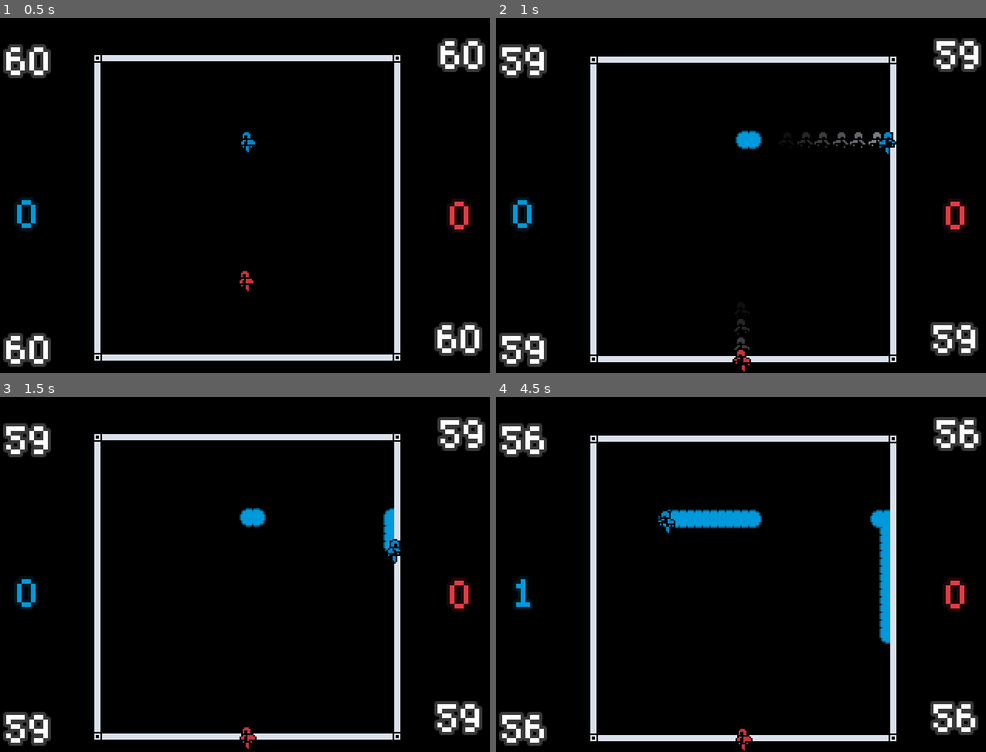
Above: before the commit, frames 1-4 (two rows, left to right).
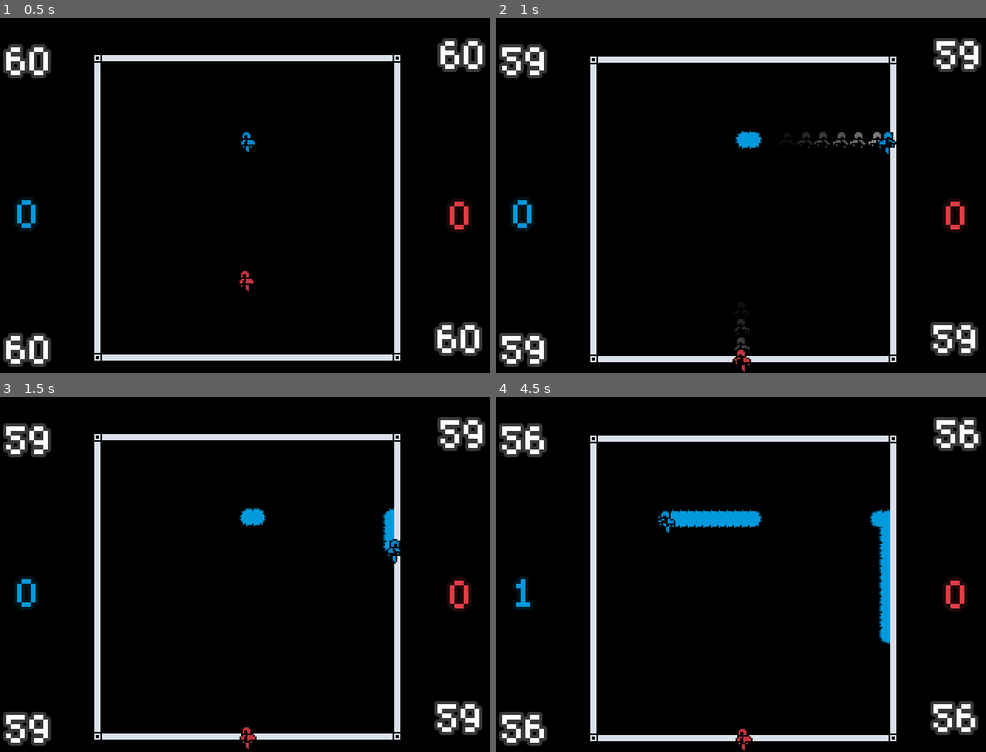
Above: after the commit, the same moments.

Repository: Hairic95/godot-top-down-shooter-template
Game: Godot game, scene res://src/scenes/PaintBattleScene.tscn
Same seed, same stepped clock (60 frames per second), same inputs: the game is played once before the commit and once after it. The project has no main scene, so this scene is started directly.
Inputs:
- Up to frame 1 (0.5 s): no input
- Up to frame 2 (1 s): tap Enter (ui_accept) at 0.5, 0.77 s; hold D from 0.53 s (still down); tap Space (dash) at 0.6 s
- Up to frame 3 (1.5 s): release D at 1.28 s; hold S from 1.28 s (still down); tap Shift at 1.35 s
- Up to frame 4 (4.5 s): tap Enter (ui_accept) at 1.52, 2.75, 3.02, 3.77 s; release S at 2.03 s; hold D 2.03-2.78 s; tap Space (dash) at 2.1, 3.6 s; hold W 2.78-3.53 s; tap Shift at 2.85, 4.35 s; hold A from 3.53 s (still down)

Frame 1 is identical in both runs. In frame 2, less than 0.1% of the frame differs, in the area x 48-55%, y 31-37%; in frame 3, less than 0.1%; in frame 4, 0.2%, in the area x 34-80%, y 31-70%.

Commit message:
dithering shader ???

Diff:
--- /dev/null
+++ b/assets/shaders/dithering shader.tres
@@ -0,0 +1,47 @@
+[gd_resource type="ShaderMaterial" load_steps=2 format=2]
+
+[sub_resource type="Shader" id=4]
+code = "shader_type canvas_item;
+
+uniform vec2 res = vec2(320, 250);
+
+float dither4x4(vec2 position, float brightness) {
+  int x = int(mod(position.x, 4.0));
+  int y = int(mod(position.y, 4.0));
+  int index = x + y * 4;
+  float limit = 0.0;
+
+  if (x < 8) {
+    if (index == 0) limit = 0.0625;
+    if (index == 1) limit = 0.5625;
+    if (index == 2) limit = 0.1875;
+    if (index == 3) limit = 0.6875;
+    if (index == 4) limit = 0.8125;
+    if (index == 5) limit = 0.3125;
+    if (index == 6) limit = 0.9375;
+    if (index == 7) limit = 0.4375;
+    if (index == 8) limit = 0.25;
+    if (index == 9) limit = 0.75;
+    if (index == 10) limit = 0.125;
+    if (index == 11) limit = 0.625;
+    if (index == 12) limit = 1.0;
+    if (index == 13) limit = 0.5;
+    if (index == 14) limit = 0.875;
+    if (index == 15) limit = 0.375;
+  }
+
+  return brightness < limit ? 0.0 : 1.0;
+}
+
+void fragment() {
+	vec4 col = texture(TEXTURE, UV);
+	vec3 luminosity = vec3(.75, .75, .75);
+	float luma = dot(col.rbg, luminosity);
+	COLOR = col * vec4(vec3(dither4x4(res * UV, luma)), 1.0);
+}
+
+"
+
+[resource]
+shader = SubResource( 4 )
+shader_param/res = Vector2( 320, 250 )
--- a/src/scenes/PaintBattleScene.tscn
+++ b/src/scenes/PaintBattleScene.tscn
@@ -6,6 +6,7 @@
 [ext_resource path="res://assets/textures/battle/arena_mask3.png" type="Texture" id=4]
 [ext_resource path="res://assets/textures/battle/arena_paint_base.png" type="Texture" id=5]
 [ext_resource path="res://assets/fonts/Sins.ttf" type="DynamicFontData" id=6]
+[ext_resource path="res://assets/shaders/dithering shader.tres" type="Material" id=7]
 
 [sub_resource type="DynamicFont" id=1]
 size = 48
@@ -34,6 +35,7 @@
 texture = ExtResource( 4 )
 
 [node name="ArenaPaint" type="Sprite" parent="."]
+material = ExtResource( 7 )
 texture = ExtResource( 5 )
 
 [node name="PaintMasks" type="Node2D" parent="."]
Not shown: 1 places in src/scenes/PaintBattleScene.tscn that only renumber resources
